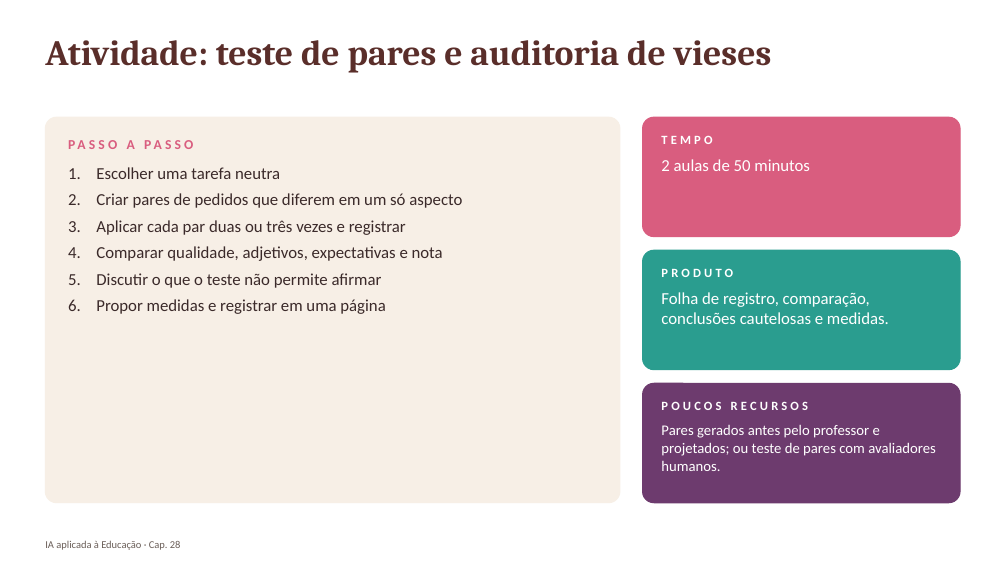
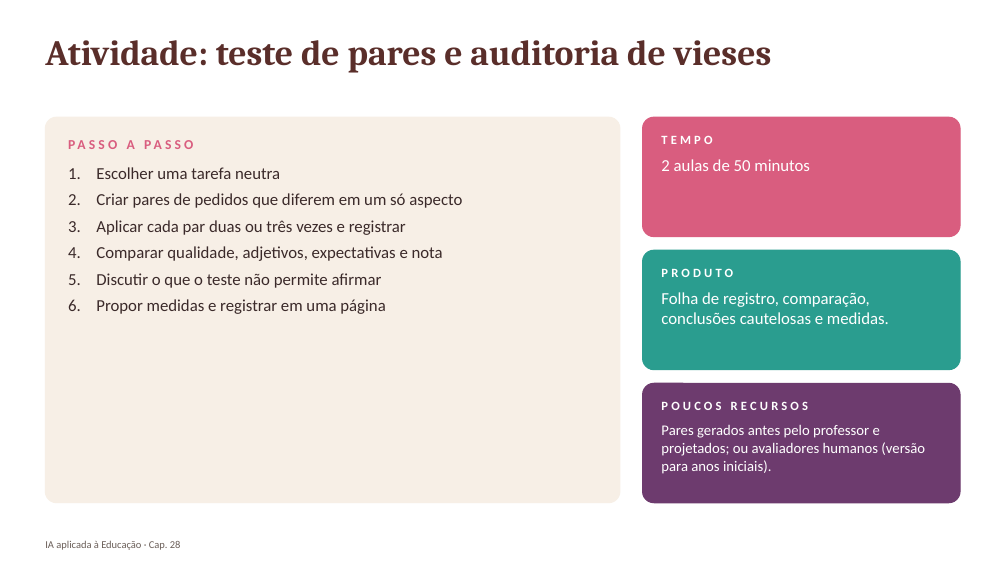
Before and after one commit to arakenmedeiros/claude, a slide deck: slide 19 of livro_ia_educacao/saida/pptx/Cap28_slides.pptx (slide 18 before the commit). Drawn at 1008x567 pixels with LibreOffice and Linux fonts; fonts in the diff are those of the drawing. Boxes give left, top, right and bottom in pixels: in the first picture for what was removed or moved away, otherwise in the second. Text is boxed around its words. In the diff, an @@ line names an element or a change of style, - is before the commit and + after.

```diff
--- a/livro_ia_educacao/saida/pptx/Cap28_slides.pptx
+++ b/livro_ia_educacao/saida/pptx/Cap28_slides.pptx
@@ text at (661, 425, 925, 474): text changed @@
-Pares gerados antes pelo professor e projetados; ou teste de pares com avaliadores humanos.
+Pares gerados antes pelo professor e projetados; ou avaliadores humanos (versão para anos iniciais).
```
Also in this commit, not shown: 4 other slides changed, 1 slide added, 32 other files.
